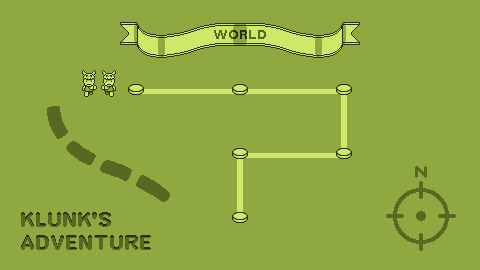
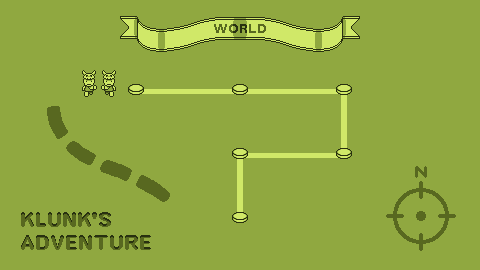
Layers edited between the first and the second 480 × 270 image:
painted on "World" over [214, 24, 266, 39]
painted on "Banner" over [120, 16, 360, 58]
